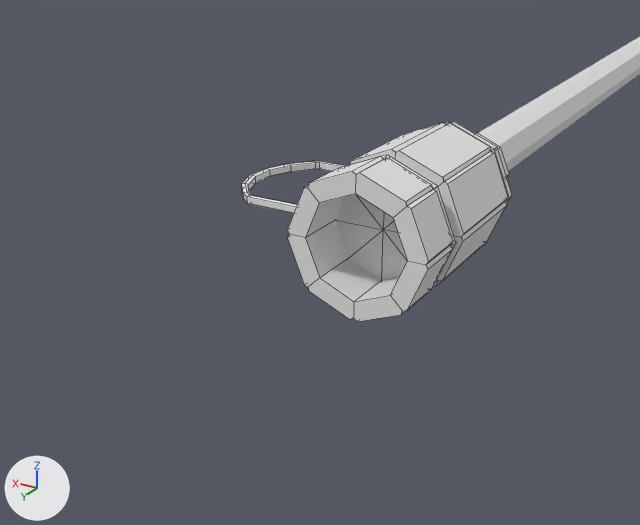
An edit to the FBX model care-up/Assets/Resources_moved/Models/MedicalTube_first_sequence.fbx, drawn before and after from the same camera.
Both versions are drawn from a 50 mm lens placed at (-0.0129, 0.8711, 0.0098), pointed at (0.0036, 0.8436, -0.0039). Lighting does not change. The marker at lower left points along +X, +Y and +Z. Mesh edges are drawn as thin lines on the coarser meshes. Where no turn or scale is listed for an object, it has been applied to the vertices.

The first picture shows 'TubeLong', 'TubeLongCap'.
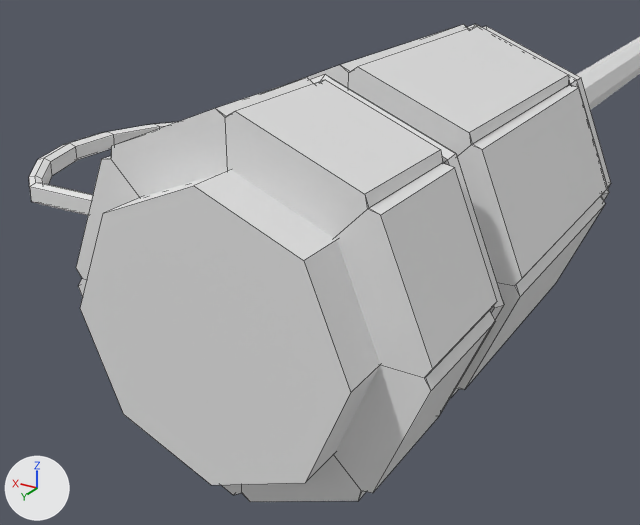
Changed parts and their boxes (x1, y1, x2, y2) in the pictures (640 x 525 px):
'TubeLongCap', mesh rescaled, moved (115% wider, 138% taller)
    before: (242, 122, 512, 322)
    after: (29, 24, 611, 502)
'TubeLongCap2', added
    after: (80, 170, 380, 485)
'TubeLong', unchanged, covered by the edit
    before: (478, 37, 640, 171)
    after: (576, 37, 640, 110)

What changed in the scene script:
```text
Add mat_tubelongcap2:
    mat_tubelongcap2 = principled_material('TubeLongCap2')
    mat_tubelongcap2.base_color = (0.8, 0.8, 0.8)  # white #e7e7e7
    mat_tubelongcap2.roughness = 0.553
Change me_cylinder_006:
    where me_cylinder_006.from_pydata(...)  # 321 vertices, 331 faces; spans x -0.00266..0.00724, y -0.00085..0.00956, z -0.00266..0.00266
    used by ob_tubelongcap; location = (-0.00003, 0.83781, -0.00128)
    me_cylinder_006 part 1: the whole mesh is scaled about the mesh origin by 2.21
Add me_cylinder_007:
    me_cylinder_007.from_pydata(...)  # an 8-sided cylinder along y spanning x -0.00432..0.00432, y -0.00432..0.00432, z -0.00432..0.00432
    me_cylinder_007.materials.append(mat_tubelongcap2)  # white #e7e7e7
Change ob_tubelongcap:
    ob_tubelongcap.location: (-0.00003, 0.83781, -0.00128) -> (0.00007, 0.8328, -0.00114)
Add ob_tubelongcap2:
    ob_tubelongcap2 = bpy.data.objects.new('TubeLongCap2', me_cylinder_007)
    ob_tubelongcap2.location = (-0.00004, 0.8511, -0.00114)
```
